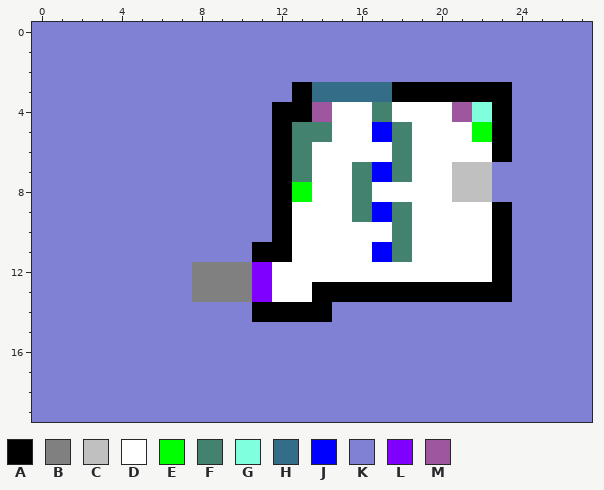
Edited in one commit: pixel-art sprite (assets/level_7.png). That is the earlier state.
The file is 28x20 pixels.
Palette (. is transparent): A #000000  B #808080  C #c0c0c0  D #ffffff  E #00ff00  F #42826f  G #80ffdd  H #336d88  J #0000ff  K #8080d5  L #8000ff  M #9e569e
Pixels before, first column x 0:
 0 KKKKKKKKKKKKKKKKKKKKKKKKKKKK
 1 KKKKKKKKKKKKKKKKKKKKKKKKKKKK
 2 KKKKKKKKKKKKKKKKKKKKKKKKKKKK
 3 KKKKKKKKKKKKKAHHHHAAAAAAKKKK
 4 KKKKKKKKKKKKAAMDDFDDDMGAKKKK
 5 KKKKKKKKKKKKAFFDDJFDDDEAKKKK
 6 KKKKKKKKKKKKAFDDDDFDDDDAKKKK
 7 KKKKKKKKKKKKAFDDFJFDDCCKKKKK
 8 KKKKKKKKKKKKAEDDFDDDDCCKKKKK
 9 KKKKKKKKKKKKADDDFJFDDDDAKKKK
10 KKKKKKKKKKKKADDDDDFDDDDAKKKK
11 KKKKKKKKKKKAADDDDJFDDDDAKKKK
12 KKKKKKKKBBBLDDDDDDDDDDDAKKKK
13 KKKKKKKKBBBLDDAAAAAAAAAAKKKK
14 KKKKKKKKKKKAAAAKKKKKKKKKKKKK
15 KKKKKKKKKKKKKKKKKKKKKKKKKKKK
16 KKKKKKKKKKKKKKKKKKKKKKKKKKKK
17 KKKKKKKKKKKKKKKKKKKKKKKKKKKK
18 KKKKKKKKKKKKKKKKKKKKKKKKKKKK
19 KKKKKKKKKKKKKKKKKKKKKKKKKKKK
Now the later version:
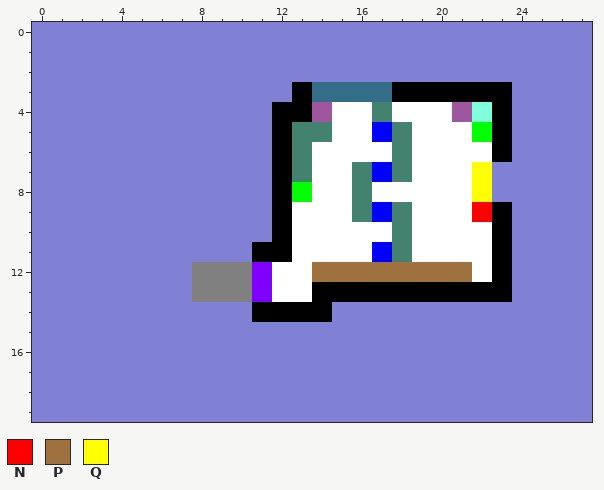
Colours new in this view: N #ff0000  P #9f713e  Q #ffff00
Difference:
Changed rows in their new state; - is an unchanged pixel.
first column x 14:
 7 -------DQ
 8 -------DQ
 9 --------N
12 PPPPPPPP-
Changed places in both pictures, as pixel boxes (x1, y1, x2, y2):
changed: (312, 162, 492, 282)
